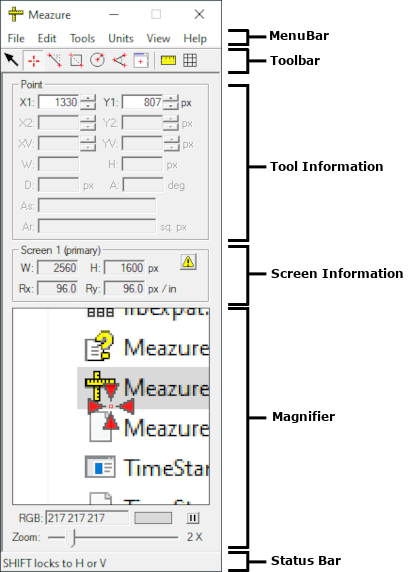
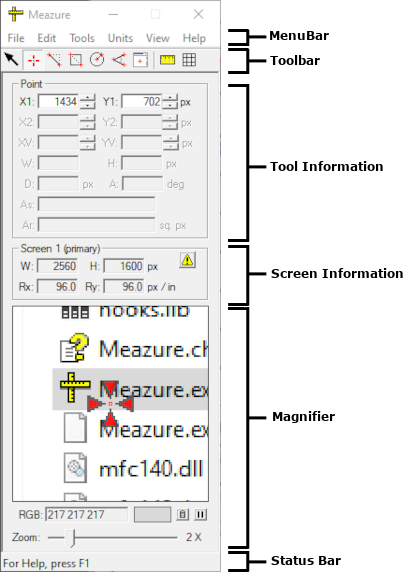
Two versions of the same layered image (411 x 572). Layer-by-layer changes:
painted on "Pasted Layer" over bbox(0, 0, 222, 572)
